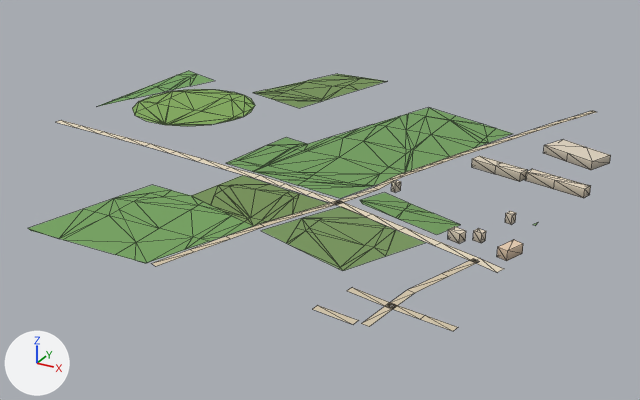
The glTF model public/assets/bengaluru-region-v1/tiles/t28_-23-l1.glb, before and after one commit.
Both versions are drawn from a 50 mm lens placed at (14652.0, -11927.0, 293.0), pointed at (14285.0, -11260.0, -41.0). The lights are fixed; the arrows at lower left show +X, +Y and +Z. The picture after the commit comes second. Mesh edges are drawn as thin lines. Vertices at exactly the same position are counted once.

Objects in the first picture: 'building', 'ground'.
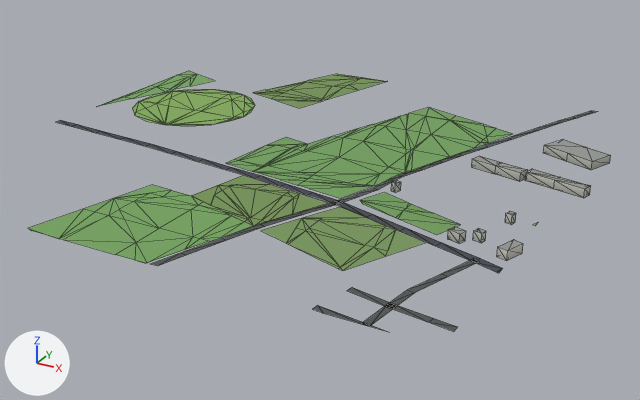
Where the change shows, as pixel boxes [x1, y1, x2, y2] in the pictures (640 x 400 px; the box of a moved part takes in the faces that stretch with it):
'ground', reshaped
    before: [28, 71, 596, 331]
    after: [28, 71, 596, 332]
part 1 of me_building, recoloured
    both: [391, 139, 611, 261]
part 2 of me_ground, moved or reshaped
    before: [313, 258, 503, 331]
    after: [313, 258, 502, 332]
part 3 of me_ground, moved or reshaped
    both: [56, 90, 365, 266]
part 4 of me_ground, recoloured
    before: [56, 111, 596, 324]
    after: [56, 111, 596, 313]

The edits, one by one:
me_building is used by ob_building; location (14000.0, -11500.0, 0.0).
me_building had 76 vertices, 97 faces and spanned x 374.0..522.0, y 128.0..378.0, z 0.0..8.0.
me_building now has 76 vertices, 118 faces and spans x 374.0..522.0, y 128.0..378.0, z 0.0..8.0.
me_building part 1: 97 kept faces spanning x 374.0..522.0, y 128.0..378.0, z 0.0..8.0 get new vertex colours.
Edits to the shape of me_building do not show in these pictures.
me_ground is used by ob_ground; location (14000.0, -11500.0, 0.0).
me_ground had 386 vertices, 486 faces and spanned x 0.0..501.0, y -3.0..501.0, z 1.0.
me_ground now has 390 vertices, 490 faces and spans x 0.0..500.0, y 0.0..500.0, z 1.0.
Part 2, on me_ground:
5 vertices are removed from x 443.0..501.0, y 3.0..113.0, z 1.0.
9 faces are deleted.
1 vertex moves from x 442.0, y -3.0, z 1.0 to x 420.0, y 0.0, z 1.0.
9 vertices are added at x 449.0..500.0, y 0.0..113.0, z 1.0.
13 new faces join them.
Part 3, on me_ground:
4 vertices are removed from x 282.0..298.0, y -1.0..32.0, z 1.0.
41 faces are deleted.
8 vertices move from x 31.0..309.0, y 60.0..204.0, z 1.0 to x 23.0..307.0, y 57.0..204.0, z 1.0.
4 vertices are added at (290.0, 25.0, 1.0), (296.0, 23.0, 1.0), (288.0, 0.0, 1.0), (281.0, 0.0, 1.0).
41 new faces join them.
me_ground part 4: 73 kept faces spanning x 0.0..483.0, y 0.0..500.0, z 1.0 get new vertex colours; the middle colour goes from beige #d7c9ae to dark grey #535556.
Other edits to the shape of me_ground do not show in these pictures.
